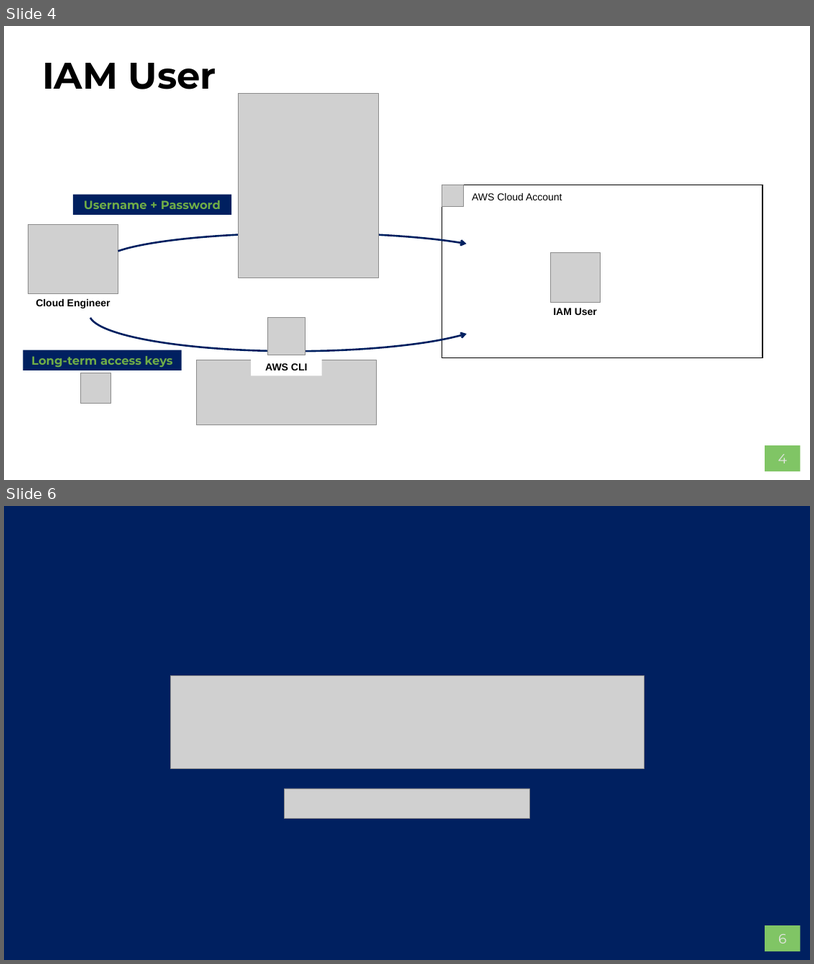
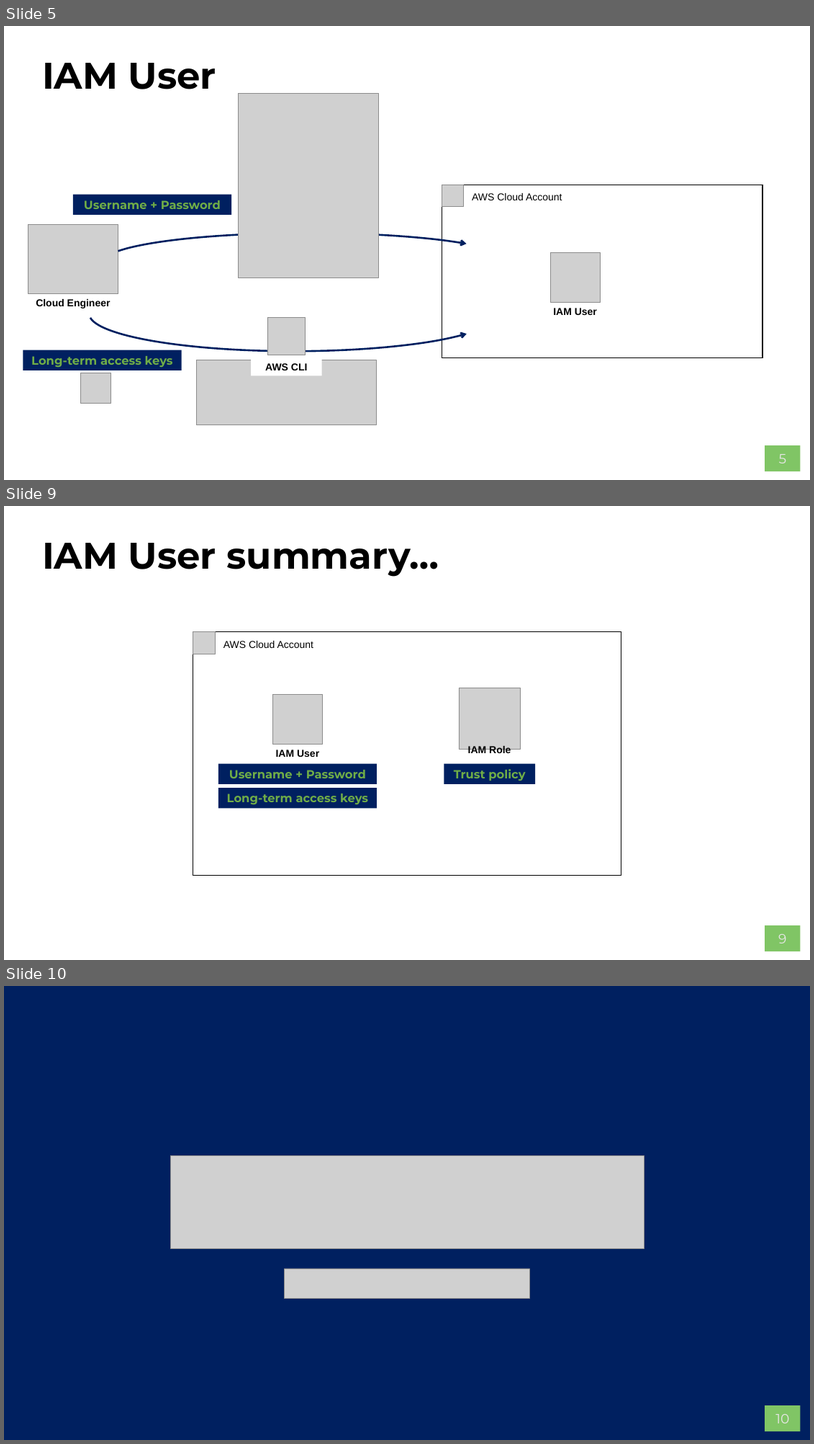
Before and after one commit to AWS-Competence-Group/sessions, a slide deck: 02-identity-and-access-management/02-identity-and-access-management.pptx. Shown one above the other, each under a label of ours: slides 4 and 6 before the commit, slides 5, 9 and 10 after it; the slides between them are not shown. The pictures are 814x964 and 814x1444 pixels, drawn with LibreOffice and Linux fonts; fonts in the diff are those of the drawing; grey boxes stand for pictures; background and template pictures are left out. Boxes give left, top, right and bottom in pixels: in the first picture for what was removed or moved away, otherwise in the second. Text is boxed around its words. In the diff, an @@ line names an element or a change of style, - is before the commit and + after.

```diff
--- a/02-identity-and-access-management/02-identity-and-access-management.pptx
+++ b/02-identity-and-access-management/02-identity-and-access-management.pptx
@@ slide 9 added at box(4, 506, 810, 960), background picture (left out); not listed: 1 template element that a slide beside it also shows @@
@@ title added at box(42, 543, 440, 577), 44 pt, text #000000, bold @@
+IAM User summary…
@@ rectangle added at box(193, 632, 622, 875), fill #FFFFFF, outline #000000 1 pt, 12 pt, text #000000 @@
+AWS Cloud Account
@@ picture added at box(193, 632, 215, 654) @@
@@ picture added at box(273, 695, 323, 744) @@
@@ picture added at box(459, 687, 521, 749) @@
@@ rectangle added at box(219, 764, 377, 784), fill #002060, 14 pt, text #70AD47, bold @@
+Username + Password
@@ text added at box(276, 749, 319, 757), 12 pt, text #000000, bold @@
+IAM User
@@ rectangle added at box(445, 764, 536, 784), fill #002060, 14 pt, text #70AD47, bold @@
+Trust policy
@@ text added at box(468, 746, 511, 756), 12 pt, text #000000, bold @@
+IAM Role
@@ rectangle added at box(219, 788, 377, 808), fill #002060, 14 pt, text #70AD47, bold @@
+Long-term access keys
@@ what was slide 4 is now slide 5 @@
@@ page number at box(779, 454, 787, 463): text changed @@
-4
+5
@@ what was slide 6 is now slide 10 @@
@@ page number at box(776, 1414, 790, 1423): text changed @@
-6
+10
```
Also in this commit, not shown: 1 slide changed, 3 other slides added.
